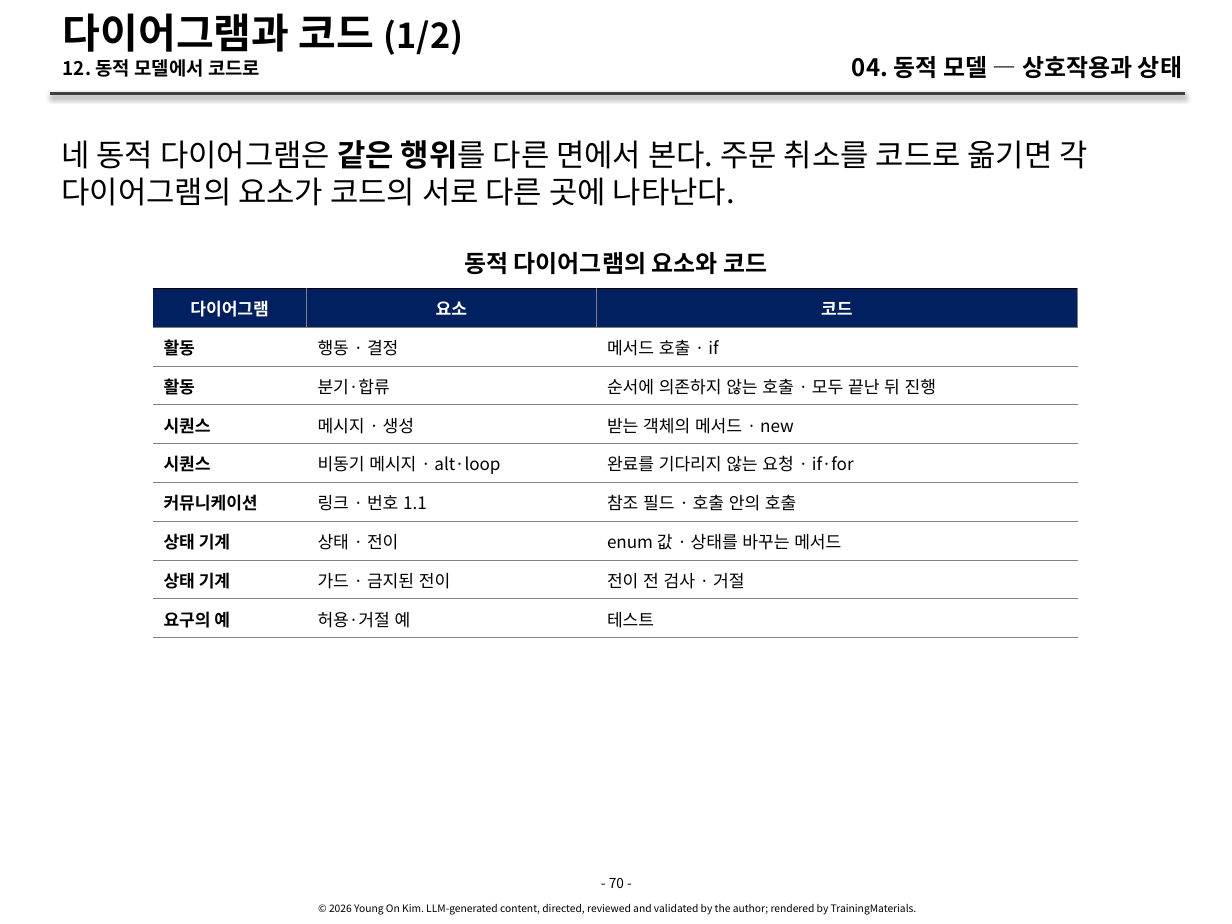
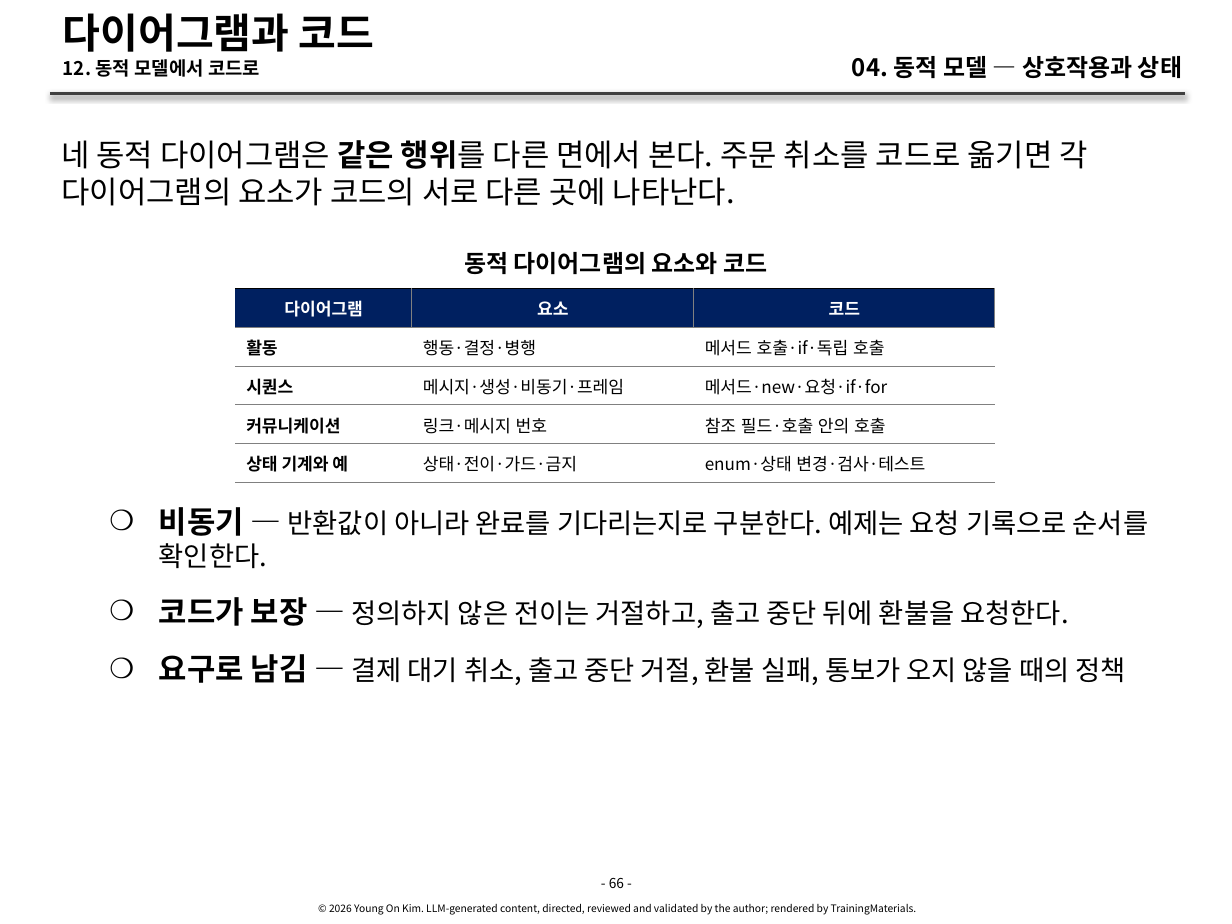
Before and after one commit to YoungSan77/TrainingMaterials, a slide deck: slide 66 of courses/ooad/sessions/s04.pptx (slide 70 before the commit). Drawn at 1232x924 pixels with LibreOffice and Linux fonts; fonts in the diff are those of the drawing. Boxes give left, top, right and bottom in pixels: in the first picture for what was removed or moved away, otherwise in the second. Text is boxed around its words. In the diff, an @@ line names an element or a change of style, - is before the commit and + after.

```diff
--- a/courses/ooad/sessions/s04.pptx
+++ b/courses/ooad/sessions/s04.pptx
@@ title at <box>63,13,375,52</box>: text changed @@
-다이어그램과 코드 (1/2)
+다이어그램과 코드
@@ table at <box>235,288,994,811</box> @@
-row 2: 활동 | 행동 · 결정 | 메서드 호출 · if
-row 3: 활동 | 분기·합류 | 순서에 의존하지 않는 호출 · 모두 끝난 뒤 진행
-row 4: 시퀀스 | 메시지 · 생성 | 받는 객체의 메서드 · new
-row 5: 시퀀스 | 비동기 메시지 · alt·loop | 완료를 기다리지 않는 요청 · if·for
-row 6: 커뮤니케이션 | 링크 · 번호 1.1 | 참조 필드 · 호출 안의 호출
-row 7: 상태 기계 | 상태 · 전이 | enum 값 · 상태를 바꾸는 메서드
-row 8: 상태 기계 | 가드 · 금지된 전이 | 전이 전 검사 · 거절
-row 9: 요구의 예 | 허용·거절 예 | 테스트
+row 2: 활동 | 행동·결정·병행 | 메서드 호출·if·독립 호출
+row 3: 시퀀스 | 메시지·생성·비동기·프레임 | 메서드·new·요청·if·for
+row 4: 커뮤니케이션 | 링크·메시지 번호 | 참조 필드·호출 안의 호출
+row 5: 상태 기계와 예 | 상태·전이·가드·금지 | enum·상태 변경·검사·테스트
@@ table: place and size @@
-table at <box>153,288,1078,811</box>
+table at <box>235,288,994,811</box>
@@ text added at <box>159,507,1148,685</box>, 16 pt, text #000000 @@
+    ❍ 비동기 — 반환값이 아니라 완료를 기다리는지로 구분한다. 예제는 요청 기록으로 순서를 확인한다.
+    ❍ 코드가 보장 — 정의하지 않은 전이는 거절하고, 출고 중단 뒤에 환불을 요청한다.
+    ❍ 요구로 남김 — 결제 대기 취소, 출고 중단 거절, 환불 실패, 통보가 오지 않을 때의 정책
@@ text at <box>609,878,624,888</box>: text changed @@
-- 70 -
+- 66 -
```
Also in this commit, not shown: 55 other slides changed, 6 slides removed, 9 other files.
